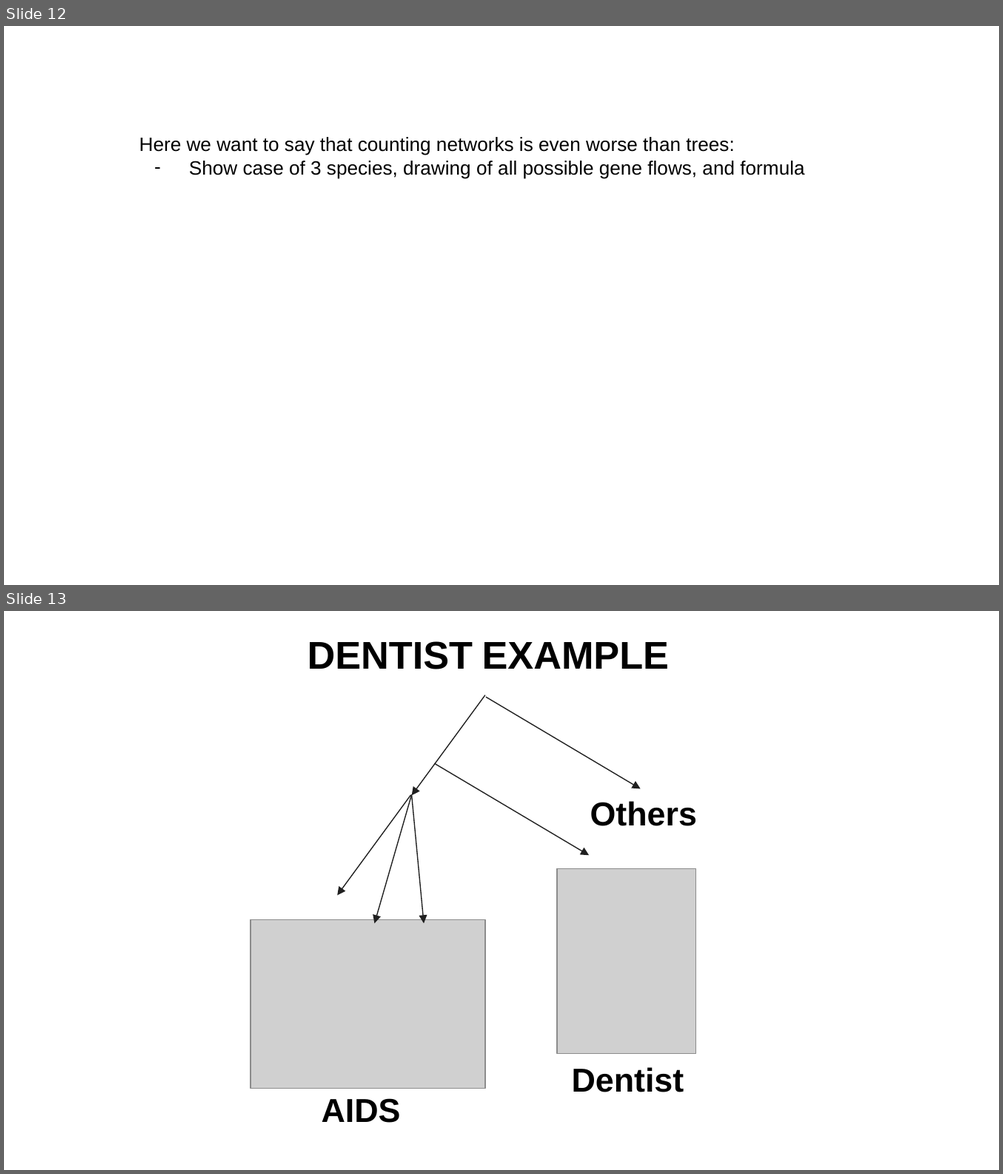
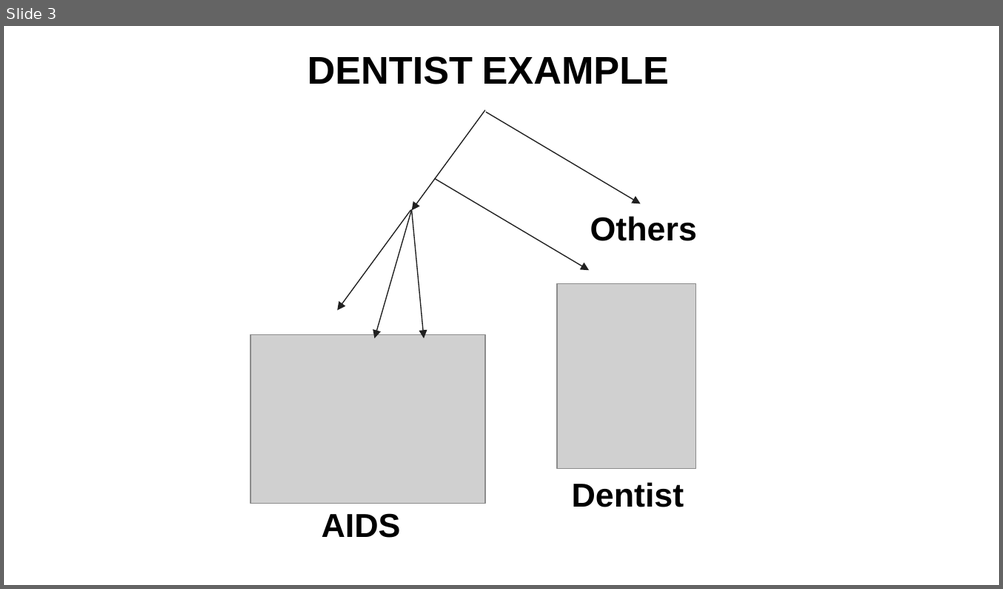
Before and after one commit to iharnoor/PhylogeneticNetworks, a slide deck: Notes/Research.PPTX. Shown one above the other, each under a label of ours: slides 12 and 13 before the commit, slide 3 after it. The pictures are 1003x1174 and 1003x589 pixels, drawn with LibreOffice and Linux fonts; fonts in the diff are those of the drawing; grey boxes stand for pictures. Boxes give left, top, right and bottom in pixels: in the first picture for what was removed or moved away, otherwise in the second. Text is boxed around its words. In the diff, an @@ line names an element or a change of style, - is before the commit and + after.

```diff
--- a/Notes/Research.PPTX
+++ b/Notes/Research.PPTX
@@ slide 12 removed at (4,26,999,585), background #FFFFFF @@
@@ text removed at (139,137,804,179) @@
-Here we want to say that counting networks is even worse than trees:
-– Show case of 3 species, drawing of all possible gene flows, and formula
@@ what was slide 13 is now slide 3 @@
```
Also in this commit, not shown: 3 slides changed, 15 slides added, 13 other slides removed.
